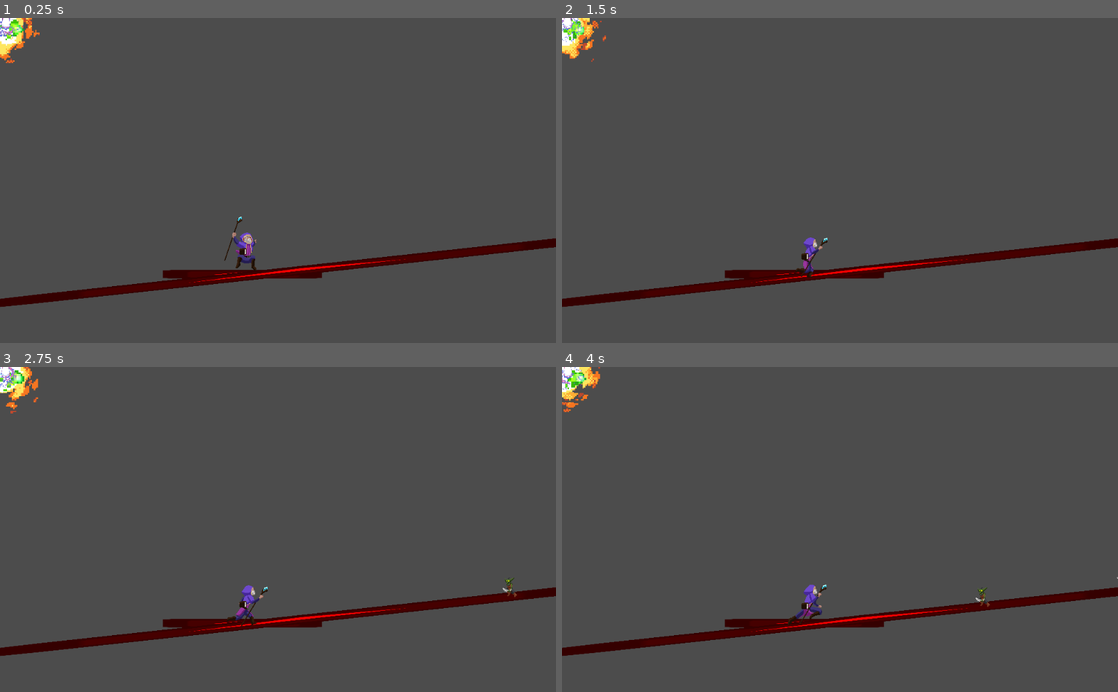
Above: before the commit, frames 1-4 (two rows, left to right).
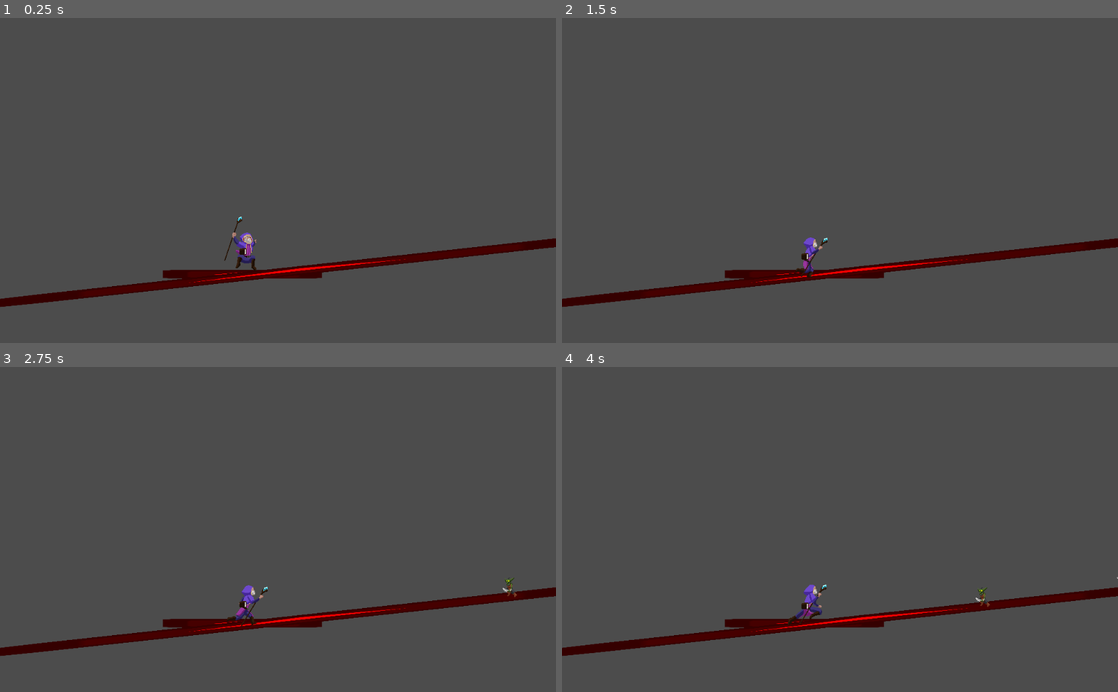
Above: after the commit, the same moments.

Repository: Tuiuiu/gamejaajproject
Game: Godot game, scene res://Scenes/World/World.tscn
Same seed, same stepped clock (60 frames per second), same inputs: the game is played once before the commit and once after it. The engine's default icon, where the game draws it, is replaced by a stand-in: a white triangle on a blue panel in a dark square.
Inputs:
- Up to frame 1 (0.25 s): no input
- Up to frame 2 (1.5 s): hold Up (ui_up) from 0.53 s (still down)
- Up to frame 3 (2.75 s): release Up (ui_up) at 2.03 s
- Up to frame 4 (4 s): hold Up (ui_up) from 2.78 s (still down)

The runs differ from the first frame. In frame 1, 0.6% of the frame differs, in the area x 0-8%, y 0-14%; in frame 2, 0.6%; in frame 3, 0.6%; in frame 4, 0.6%.

Commit message:
Remove instanced scene from world

Diff:
--- a/GameJaajProject/Scenes/Player/Player.gd
+++ b/GameJaajProject/Scenes/Player/Player.gd
@@ -5,9 +5,12 @@
 var velocity = Vector2()
 var jump_count = 0
 var state
+var castSpells
+var availableSpells
 onready var hp = 100
 
 func _ready():
+    castSpells = $Spells
     change_state("run")
 
 func _physics_process(delta):
--- a/GameJaajProject/Scenes/Spells/Spells.tscn
+++ /dev/null
@@ -1,13 +0,0 @@
-[gd_scene load_steps=4 format=2]
-
-[ext_resource path="res://Scenes/Spells/Green_fireball.tscn" type="PackedScene" id=1]
-[ext_resource path="res://Scenes/Spells/Red_fireball.tscn" type="PackedScene" id=2]
-[ext_resource path="res://Scenes/Spells/Black_fireball.tscn" type="PackedScene" id=3]
-
-[node name="Spells" type="Node2D"]
-
-[node name="Area2D" parent="." instance=ExtResource( 2 )]
-
-[node name="Area2D2" parent="." instance=ExtResource( 1 )]
-
-[node name="Area2D3" parent="." instance=ExtResource( 3 )]
--- a/GameJaajProject/Scenes/World/World.tscn
+++ b/GameJaajProject/Scenes/World/World.tscn
@@ -1,8 +1,7 @@
-[gd_scene load_steps=6 format=2]
+[gd_scene load_steps=5 format=2]
 
 [ext_resource path="res://Scenes/Player/Player.tscn" type="PackedScene" id=1]
 [ext_resource path="res://icon.png" type="Texture" id=2]
-[ext_resource path="res://Scenes/Spells/Spells.tscn" type="PackedScene" id=3]
 [ext_resource path="res://Scenes/World/EnemiesSpawner.gd" type="Script" id=4]
 
 [sub_resource type="RectangleShape2D" id=1]
@@ -56,5 +55,5 @@
 [node name="Timer" type="Timer" parent="Enemies"]
 wait_time = 2.0
 
-[node name="Spells" parent="." instance=ExtResource( 3 )]
+[node name="Spells" type="Node2D" parent="."]
 [connection signal="timeout" from="Enemies/Timer" to="Enemies" method="_on_Timer_timeout"]
